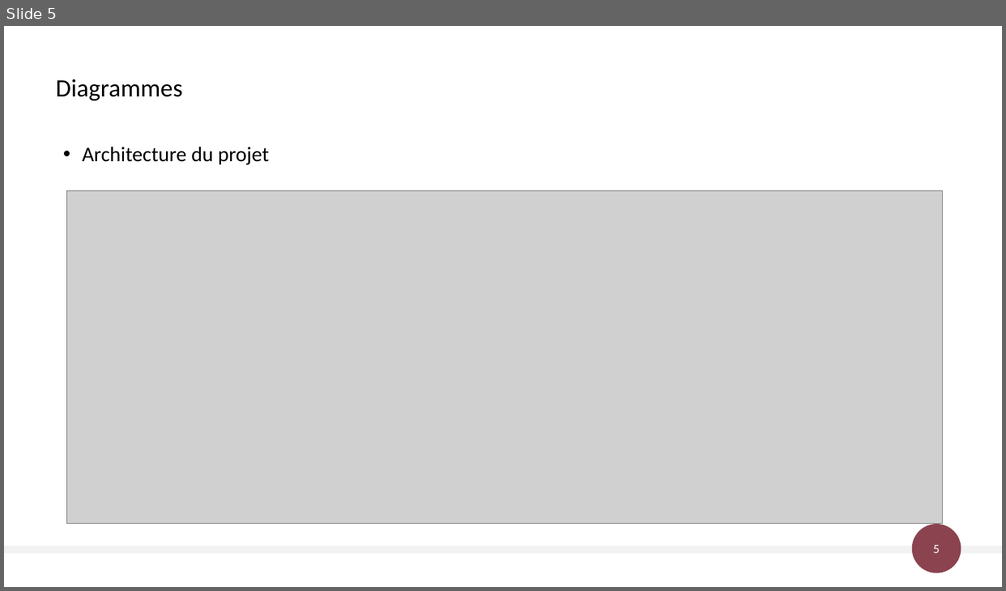
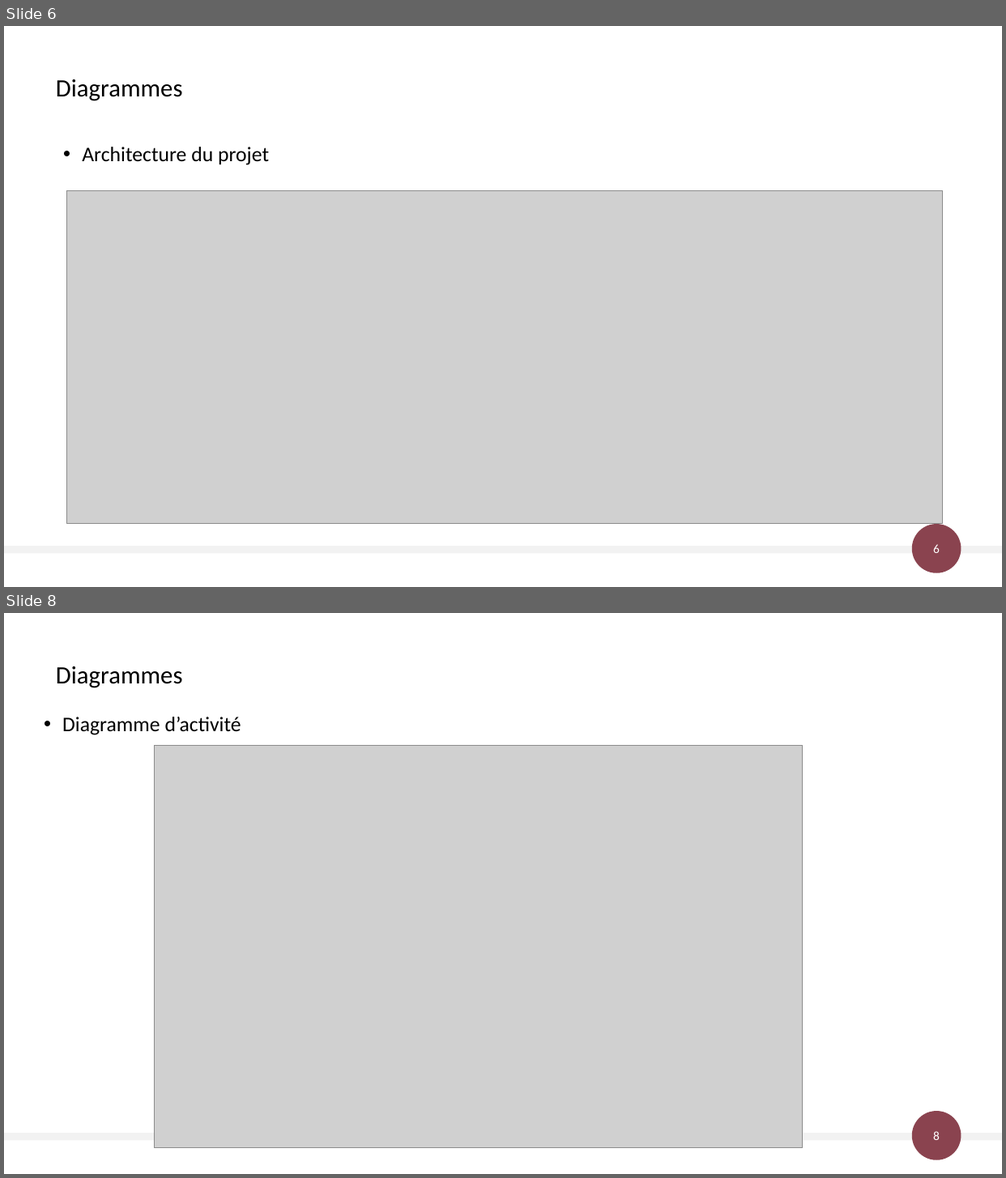
Before and after one commit to AlexandreSaxemard/GestionAccesBatiment, a slide deck: Docs/Gestion des accès au bâtiment.pptx. Shown one above the other, each under a label of ours: slide 5 before the commit, slides 6 and 8 after it; the slides between them are not shown. The pictures are 1006x591 and 1006x1178 pixels, drawn with LibreOffice and Linux fonts; fonts in the diff are those of the drawing; grey boxes stand for pictures. Boxes give left, top, right and bottom in pixels: in the first picture for what was removed or moved away, otherwise in the second. Text is boxed around its words. In the diff, an @@ line names an element or a change of style, - is before the commit and + after.

```diff
--- a/Docs/Gestion des accès au bâtiment.pptx
+++ b/Docs/Gestion des accès au bâtiment.pptx
@@ slide 8 added at [4, 613, 1002, 1174], background #FFFFFF; not listed: 3 template elements that a slide beside it also shows @@
@@ title added at [56, 666, 183, 688], 24 pt, text #000000 @@
+Diagrammes
@@ text added at [62, 717, 241, 735], 20 pt, text #000000 @@
+• Diagramme d’activité
@@ picture added at [154, 745, 802, 1148] @@
@@ what was slide 5 is now slide 6 @@
@@ page number at [933, 544, 940, 553]: text changed @@
-5
+6
```
Also in this commit, not shown: 6 slides changed, 1 other slide added, 3 slides removed.
